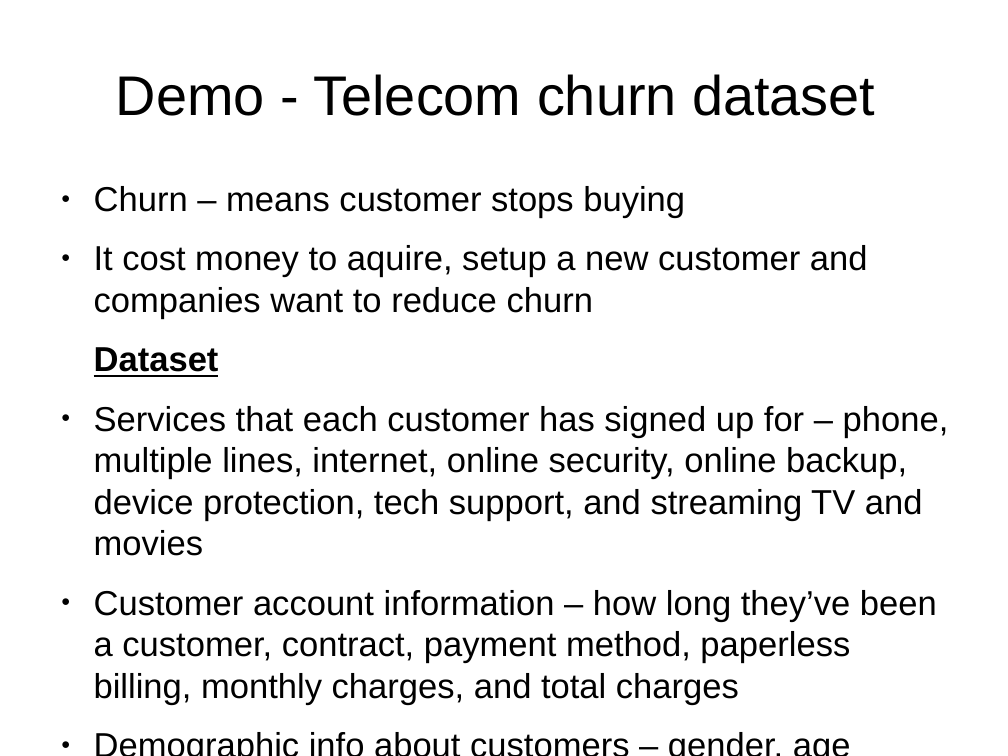
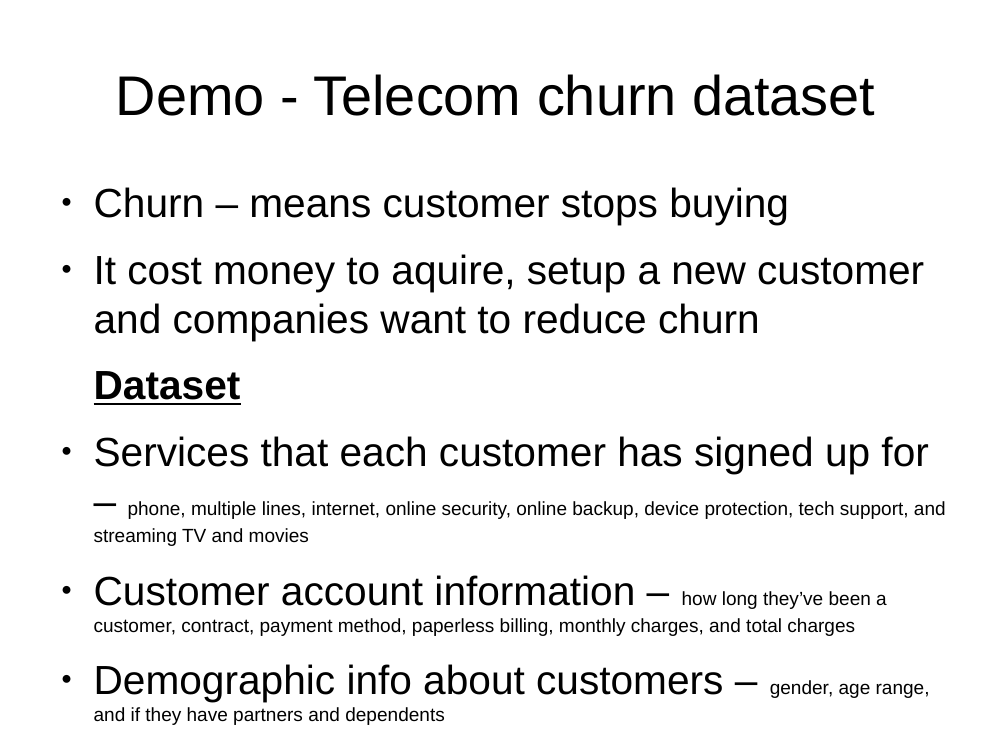
Before and after one commit to leexa90/ML_course_BII, a slide deck: slide 5 of opening_slides.odp. Drawn at 1008x756 pixels with LibreOffice and Linux fonts; fonts in the diff are those of the drawing. Boxes give left, top, right and bottom in pixels: in the first picture for what was removed or moved away, otherwise in the second. Text is boxed around its words. In the diff, an @@ line names an element or a change of style, - is before the commit and + after.

```diff
--- a/opening_slides.odp
+++ b/opening_slides.odp
@@ text "Churn – means customer stops ..." at [94,187,946,702]: size 27.2 to 32 pt in "Churn – means customer stops buying", "It cost money to aquire, setup a ...", "Dataset", "Services that each customer has signed up ..." and 2 more places; size 27.2 to 15 pt in "phone, multiple lines, internet, online security, online ...", "how long they’ve been a customer, contract, ...", "gender, age range, and if they have ..." @@
```
Also in this commit, not shown: 3 other slides changed, 1 slide added, 1 other file.
